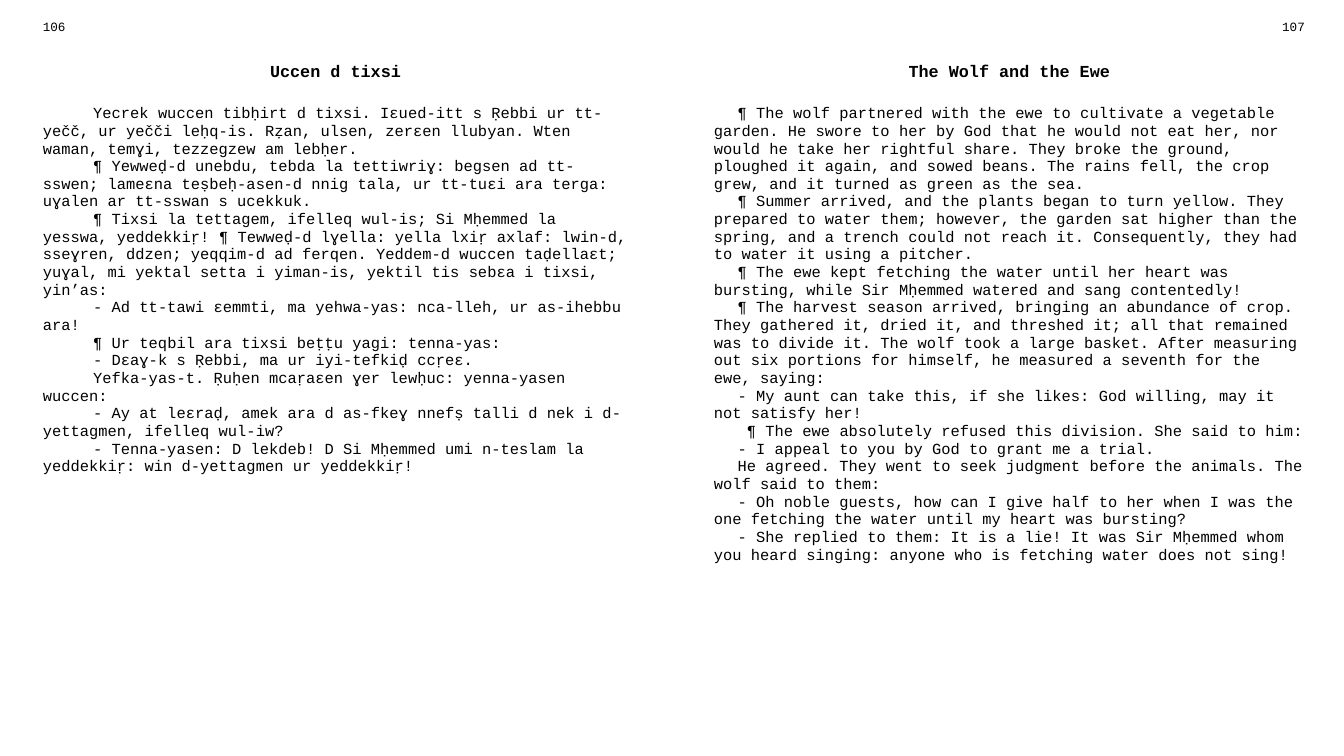
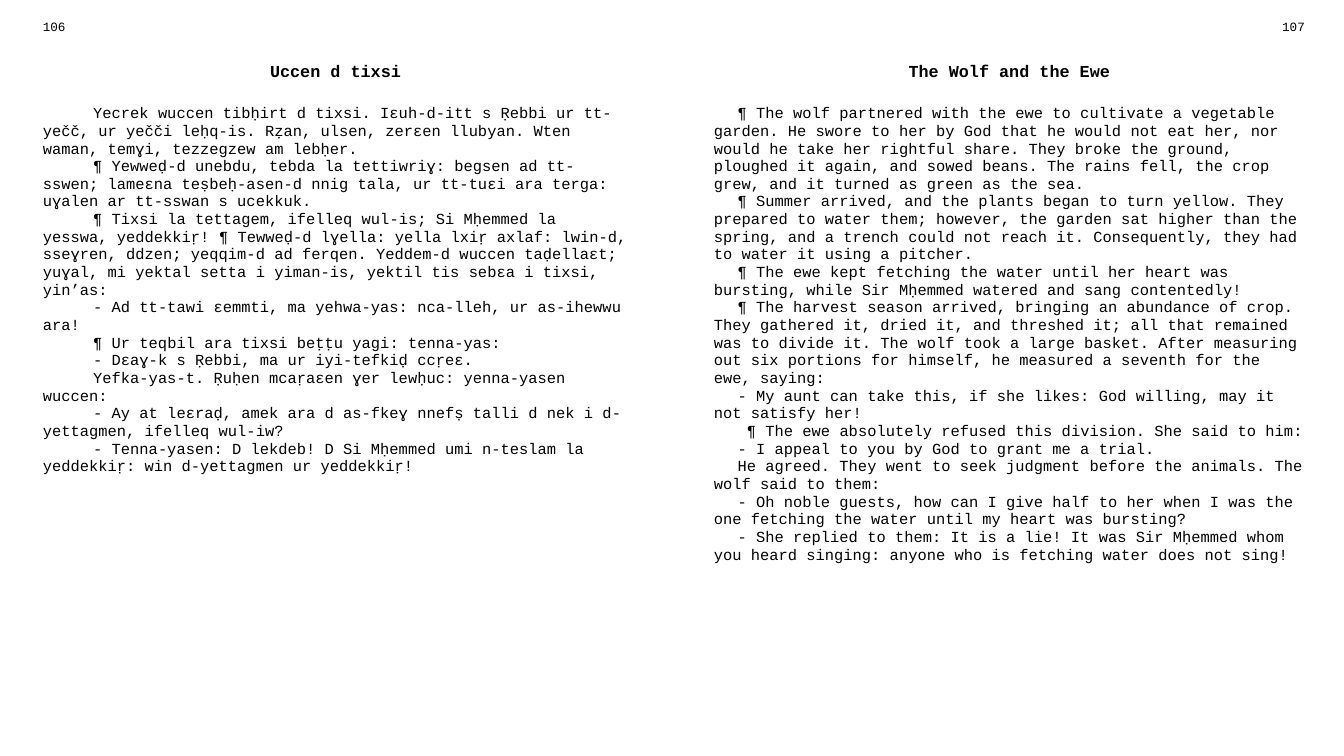
Before and after one commit to sferhah/tamacahut_n_wuccen, a slide deck: slide 49 of Uccen.ConsoleApp/uccen.eng.pptx. Drawn at 1344x756 pixels with LibreOffice and Linux fonts; fonts in the diff are those of the drawing. Boxes give left, top, right and bottom in pixels: in the first picture for what was removed or moved away, otherwise in the second. Text is boxed around its words. In the diff, an @@ line names an element or a change of style, - is before the commit and + after.

```diff
--- a/Uccen.ConsoleApp/uccen.eng.pptx
+++ b/Uccen.ConsoleApp/uccen.eng.pptx
@@ table at <box>32,16,1315,729</box> @@
-row 3, column 1: Yecrek wuccen tibḥirt d tixsi. Iɛued-itt s Ṛebbi ur tt-yečč, ur yečči leḥq-is. Rẓan, ulsen, zerɛen llubyan. Wten waman, temɣi, tezzegzew am lebḥer. / ¶ Yewweḍ-d unebdu, tebda la tettiwriɣ: begsen ad tt-sswen; lameɛna teṣbeḥ-asen-d nnig tala, ur tt-tuɛi ara terga: uɣalen ar tt-sswan s ucekkuk. / ¶ Tixsi la tettagem, ifelleq wul-is; Si Mḥemmed la yesswa, yeddekkiṛ! ¶ Tewweḍ-d lɣella: yella lxiṛ axlaf: lwin-d, sseɣren, ddzen; yeqqim-d ad ferqen. Yeddem-d wuccen taḍellaɛt; yuɣal, mi yektal setta i yiman-is, yektil tis sebɛa i tixsi, yin’as: / - Ad tt-tawi ɛemmti, ma yehwa-yas: nca-lleh, ur as-ihebbu ara! / ¶ Ur teqbil ara tixsi beṭṭu yagi: tenna-yas: / - Dɛaɣ-k s Ṛebbi, ma ur iyi-tefkiḍ ccṛeɛ. / Yefka-yas-t. Ṛuḥen mcaṛaɛen ɣer lewḥuc: yenna-yasen wuccen: / - Ay at leɛraḍ, amek ara d as-fkeɣ nnefṣ talli d nek i d-yettagmen, ifelleq wul-iw? / - Tenna-yasen: D lekdeb! D Si Mḥemmed umi n-teslam la yeddekkiṛ: win d-yettagmen ur yeddekkiṛ!
+row 3, column 1: Yecrek wuccen tibḥirt d tixsi. Iɛuh-d-itt s Ṛebbi ur tt-yečč, ur yečči leḥq-is. Rẓan, ulsen, zerɛen llubyan. Wten waman, temɣi, tezzegzew am lebḥer. / ¶ Yewweḍ-d unebdu, tebda la tettiwriɣ: begsen ad tt-sswen; lameɛna teṣbeḥ-asen-d nnig tala, ur tt-tuɛi ara terga: uɣalen ar tt-sswan s ucekkuk. / ¶ Tixsi la tettagem, ifelleq wul-is; Si Mḥemmed la yesswa, yeddekkiṛ! ¶ Tewweḍ-d lɣella: yella lxiṛ axlaf: lwin-d, sseɣren, ddzen; yeqqim-d ad ferqen. Yeddem-d wuccen taḍellaɛt; yuɣal, mi yektal setta i yiman-is, yektil tis sebɛa i tixsi, yin’as: / - Ad tt-tawi ɛemmti, ma yehwa-yas: nca-lleh, ur as-ihewwu ara! / ¶ Ur teqbil ara tixsi beṭṭu yagi: tenna-yas: / - Dɛaɣ-k s Ṛebbi, ma ur iyi-tefkiḍ ccṛeɛ. / Yefka-yas-t. Ṛuḥen mcaṛaɛen ɣer lewḥuc: yenna-yasen wuccen: / - Ay at leɛraḍ, amek ara d as-fkeɣ nnefṣ talli d nek i d-yettagmen, ifelleq wul-iw? / - Tenna-yasen: D lekdeb! D Si Mḥemmed umi n-teslam la yeddekkiṛ: win d-yettagmen ur yeddekkiṛ!
```
Also in this commit, not shown: 5 other files.
